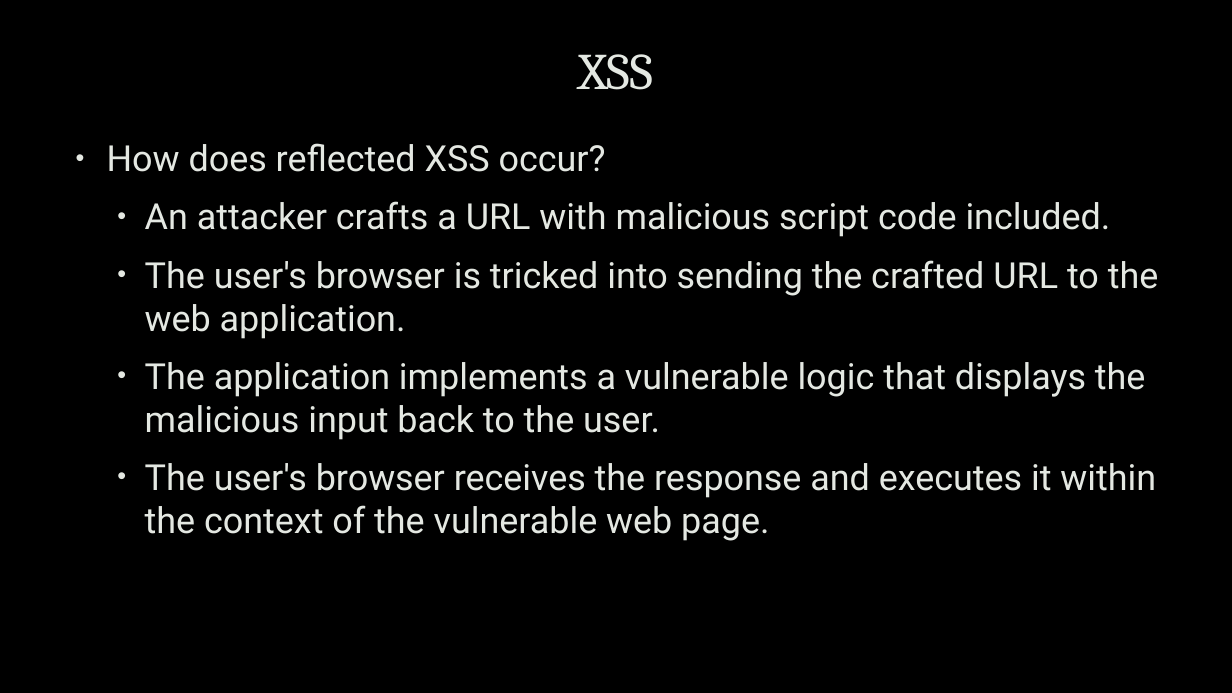
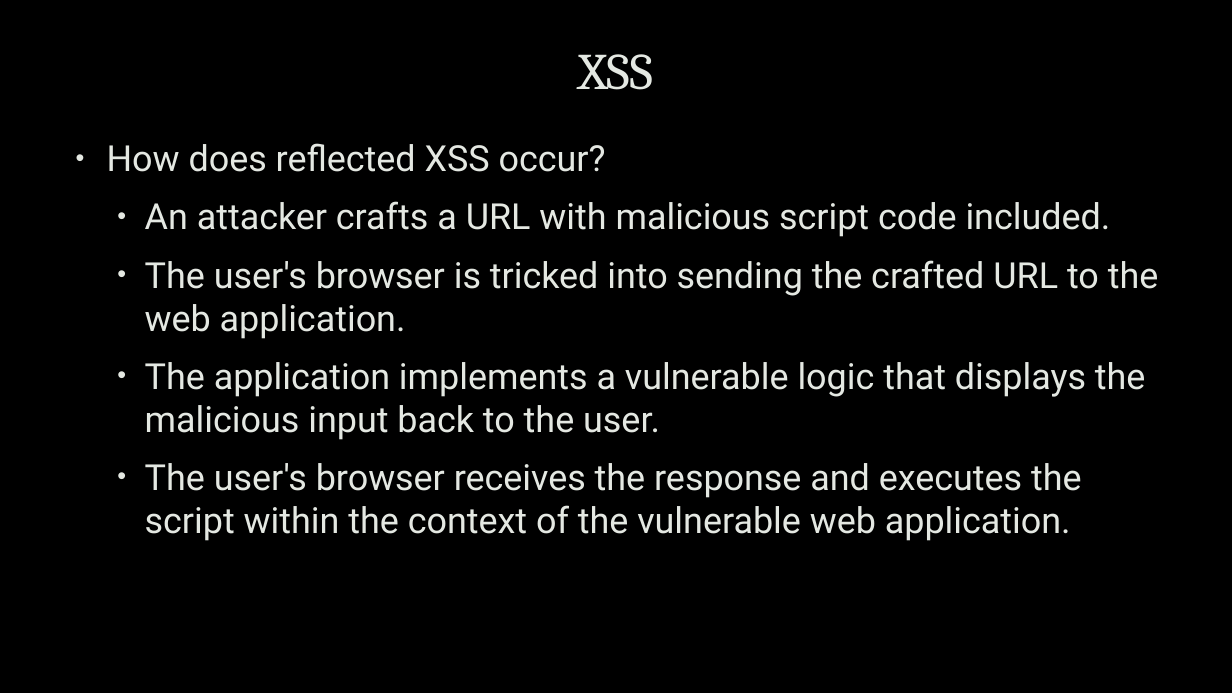
Before and after one commit to uwacyber/cits1003, a slide deck: slide 73 of cits1003-lecture_slides/CITS1003-5 Vulnerabilities-exercises.pptx (slide 69 before the commit). Drawn at 1232x693 pixels with LibreOffice and Linux fonts; fonts in the diff are those of the drawing; background and template pictures are left out. Boxes give left, top, right and bottom in pixels: in the first picture for what was removed or moved away, otherwise in the second. Text is boxed around its words. In the diff, an @@ line names an element or a change of style, - is before the commit and + after.

```diff
--- a/cits1003-lecture_slides/CITS1003-5 Vulnerabilities-exercises.pptx
+++ b/cits1003-lecture_slides/CITS1003-5 Vulnerabilities-exercises.pptx
@@ text at box(145, 463, 1082, 541): text changed @@
-  • The user's browser receives the response and executes it within the context of the vulnerable web page.
+  • The user's browser receives the response and executes the script within the context of the vulnerable web application.
```
Also in this commit, not shown: 14 other slides changed, 4 slides added.
